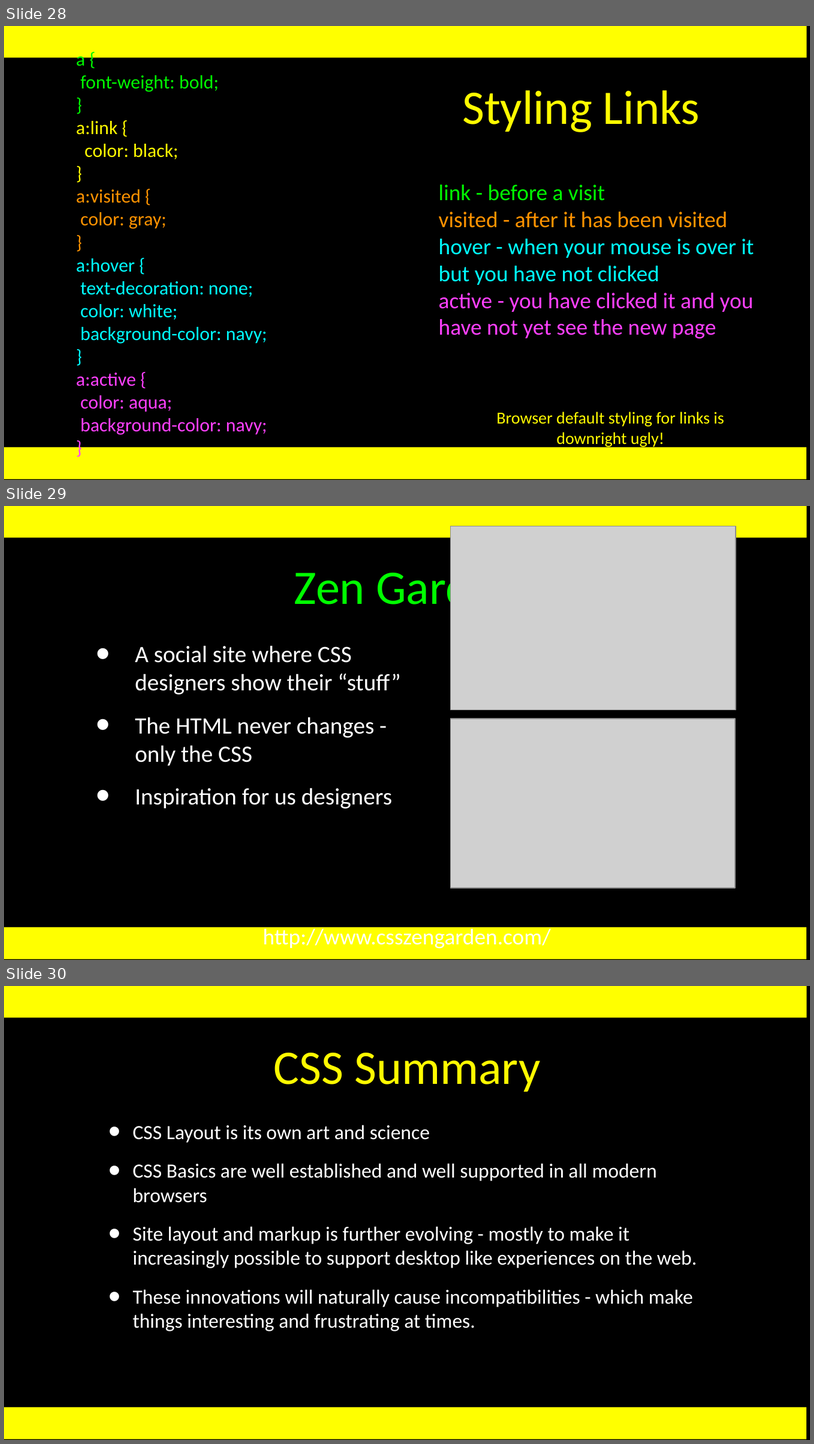
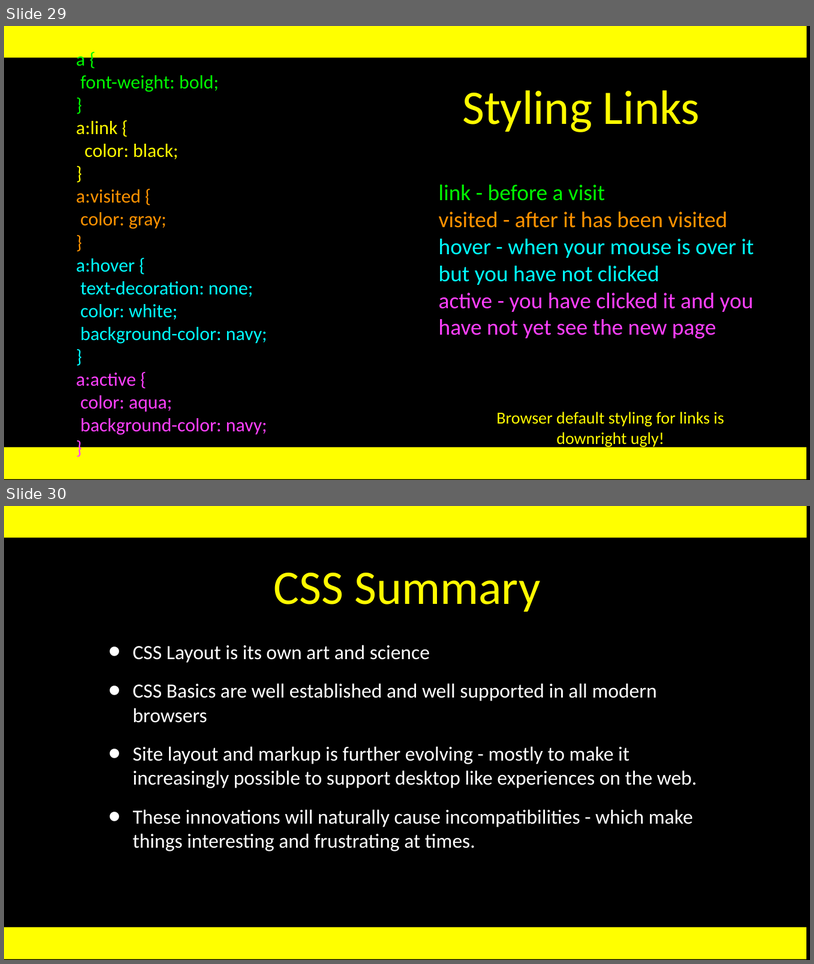
Before and after one commit to csev/wa4e, a slide deck: lectures/Web-03-CSS.ppt. Shown one above the other, each under a label of ours: slides 28, 29 and 30 before the commit, slides 29 and 30 after it. The pictures are 814x1444 and 814x964 pixels, drawn with LibreOffice and Linux fonts; fonts in the diff are those of the drawing; grey boxes stand for pictures. Boxes give left, top, right and bottom in pixels: in the first picture for what was removed or moved away, otherwise in the second. Text is boxed around its words. In the diff, an @@ line names an element or a change of style, - is before the commit and + after.

```diff
--- a/lectures/Web-03-CSS.ppt
+++ b/lectures/Web-03-CSS.ppt
@@ slide 29 removed at (x1=4, y1=506, x2=810, y2=960), background #000000; not listed: 3 template elements that a slide beside it also shows @@
@@ picture removed at (x1=451, y1=526, x2=736, y2=710) @@
@@ title removed at (x1=294, y1=564, x2=520, y2=615) @@
-Zen Garden
@@ text removed at (x1=135, y1=645, x2=401, y2=808) @@
-• A social site where CSS designers show their “stuff”
-• The HTML never changes - only the CSS
-• Inspiration for us designers
@@ picture removed at (x1=451, y1=718, x2=735, y2=888) @@
@@ text removed at (x1=263, y1=925, x2=551, y2=948) @@
-http://www.csszengarden.com/
@@ what was slide 28 is now slide 29 @@
```
Also in this commit, not shown: 1 slide changed, 2 slides added, 1 other slide removed, 5 other files.
